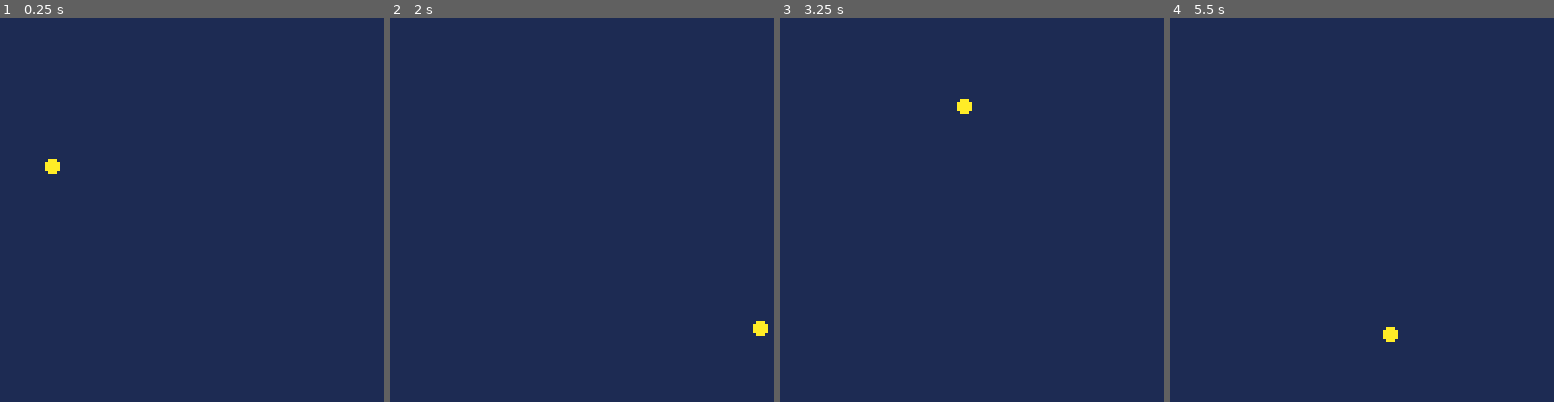
Above: before the commit, frames 1-4 (left to right).
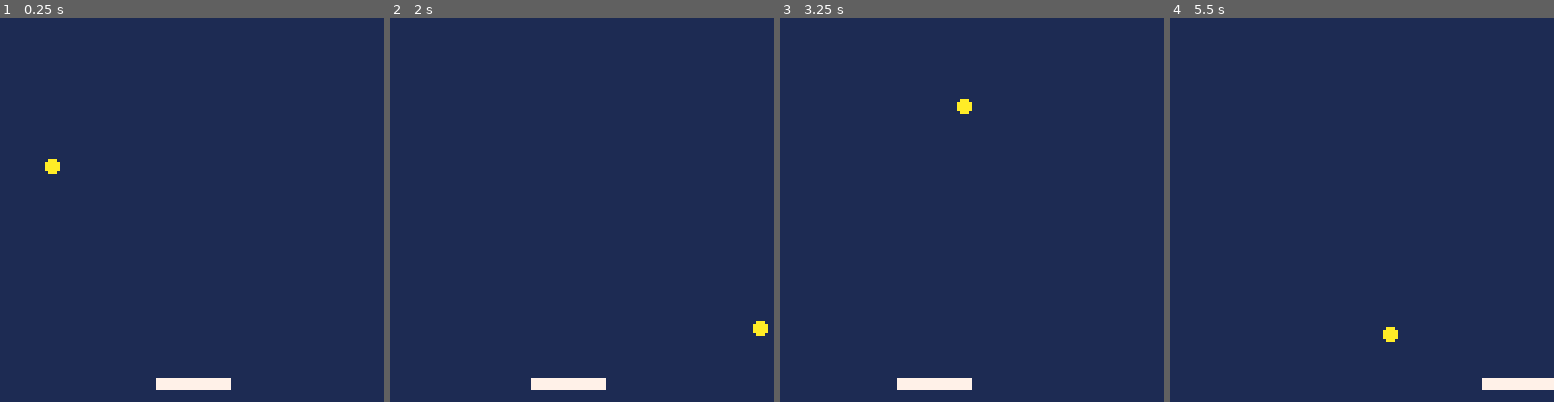
Above: after the commit, the same moments.

Repository: steka/lazydevs-pico8-breakout-hero
Game: PICO-8 cartridge mybreakout.p8
Two runs of this game, one before a commit and one after it. Both use one fixed random seed, a clock stepped at 60 frames per second and the inputs below.
Inputs:
- Up to frame 1 (0.25 s): no input
- Up to frame 2 (2 s): hold Left from 1.97 s (still down)
- Up to frame 3 (3.25 s): release Left at 2.37 s; hold Right from 2.87 s (still down)
- Up to frame 4 (5.5 s): release Right at 3.53 s; hold Right 4.13-4.53 s; hold Left from 5.13 s (still down)

The runs differ from the first frame. In frame 1, 0.6% of the frame differs, in the area x 40-61%, y 93-97%; in frame 2, 0.6%; in frame 3, 0.6%; in frame 4, 0.6%.

Commit message:
Breakout #5 - Moving the Paddle
https://www.youtube.com/watch?v=a1YlxbJal2A

Diff:
--- a/mybreakout.p8
+++ b/mybreakout.p8
@@ -7,17 +7,39 @@
 ball_dy=2
 ball_r=2
 ball_dr=0.5
-frame=0
-col=0
+
+pad_x=52
+pad_y=120
+pad_dx=0
+pad_w=24
+pad_h=3
 
 function _init()
  cls()
 end
 
 function _update()
- frame=frame+1
- ball_x=ball_x+ball_dx
- ball_y=ball_y+ball_dy
+ buttpress=false
+ if btn(0) then
+  --left
+  pad_dx=-5
+  buttpress=true
+  --pad_x-=5
+ end
+ if btn(1) then
+  --right
+  pad_dx=5
+  buttpress=true
+  --pad_x+=5
+ end
+ if not buttpress then
+  pad_dx=pad_dx/1.7
+ end
+
+ pad_x+=pad_dx
+
+ ball_x+=ball_dx
+ ball_y+=ball_dy
 
  if ball_x > 127 or ball_x < 0 then
   ball_dx = -ball_dx
@@ -32,6 +54,7 @@
 function _draw()
  rectfill(0,0,127,127,1)
  circfill(ball_x,ball_y,ball_r,10)
+ rectfill(pad_x,pad_y,pad_x+pad_w,pad_y+pad_h,7)
 end
 
 __gfx__
